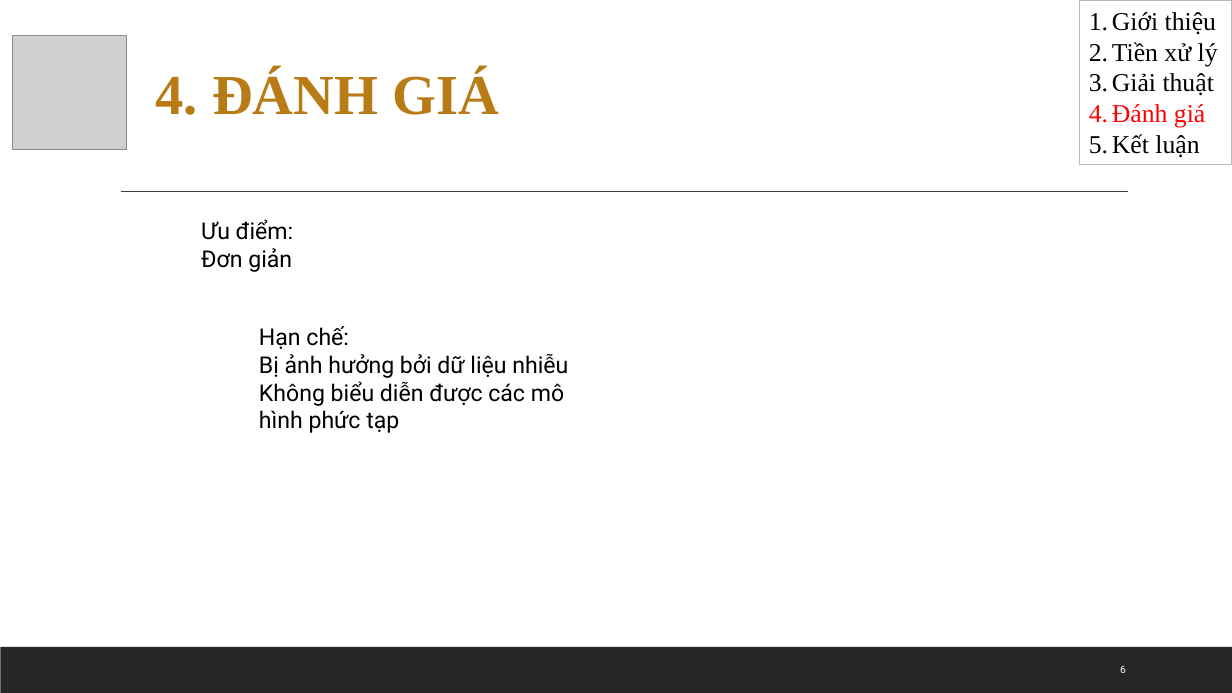
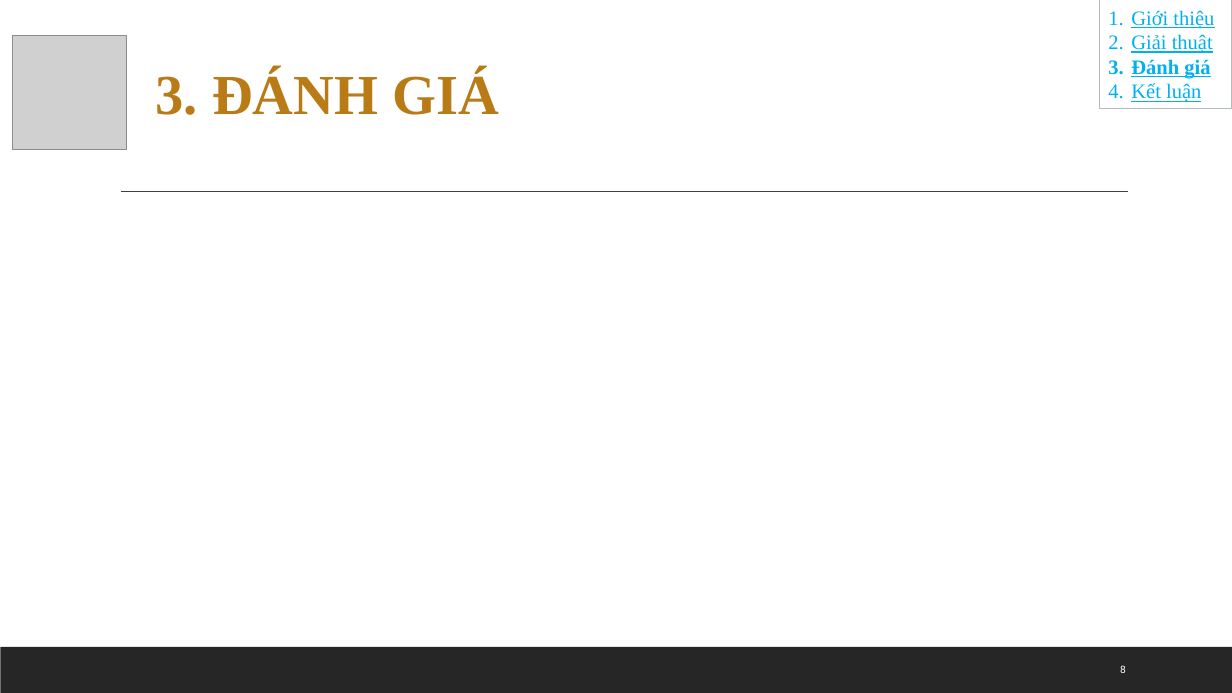
Before and after one commit to yllaw99/bike-sharing-predication-VN, a slide deck: slide 8 of btn-baocao.pptx (slide 6 before the commit). Drawn at 1232x693 pixels with LibreOffice and Linux fonts; fonts in the diff are those of the drawing; grey boxes stand for pictures. Boxes give left, top, right and bottom in pixels: in the first picture for what was removed or moved away, otherwise in the second. Text is boxed around its words. In the diff, an @@ line names an element or a change of style, - is before the commit and + after.

Commit message:
Add files via upload
cập nhật minh họa giải thuật

```diff
--- a/btn-baocao.pptx
+++ b/btn-baocao.pptx
@@ rectangle "Giới thiệu": place and size @@
-rectangle "Giới thiệu" at bbox=[1080, 0, 1232, 165]
+rectangle "Giới thiệu" at bbox=[1100, 0, 1232, 109]
@@ rectangle "Giới thiệu" at bbox=[1100, 0, 1232, 109]: size 20 to 16 pt, underline on; text colour #000000 to #00B0F0 in "Giới thiệu", "Giải thuật", "Kết luận"; text colour #FF0000 to #00B0F0, bold on in "Đánh giá" @@
@@ text in rectangle at bbox=[1112, 42, 1218, 66]: paragraph removed @@
-2. Tiền xử lý
@@ text at bbox=[156, 70, 500, 115]: text changed @@
-4. ĐÁNH GIÁ
+3. ĐÁNH GIÁ
@@ text removed at bbox=[201, 219, 293, 272] @@
-Ưu điểm:
-Đơn giản
@@ text removed at bbox=[259, 326, 568, 433] @@
-Hạn chế:
-Bị ảnh hưởng bởi dữ liệu nhiễu
-Không biểu diễn được các mô hình phức tạp
@@ page number at bbox=[1120, 665, 1126, 673]: text changed @@
-6
+8
```
Also in this commit, not shown: 5 other slides changed, 3 slides added, 2 slides removed.
